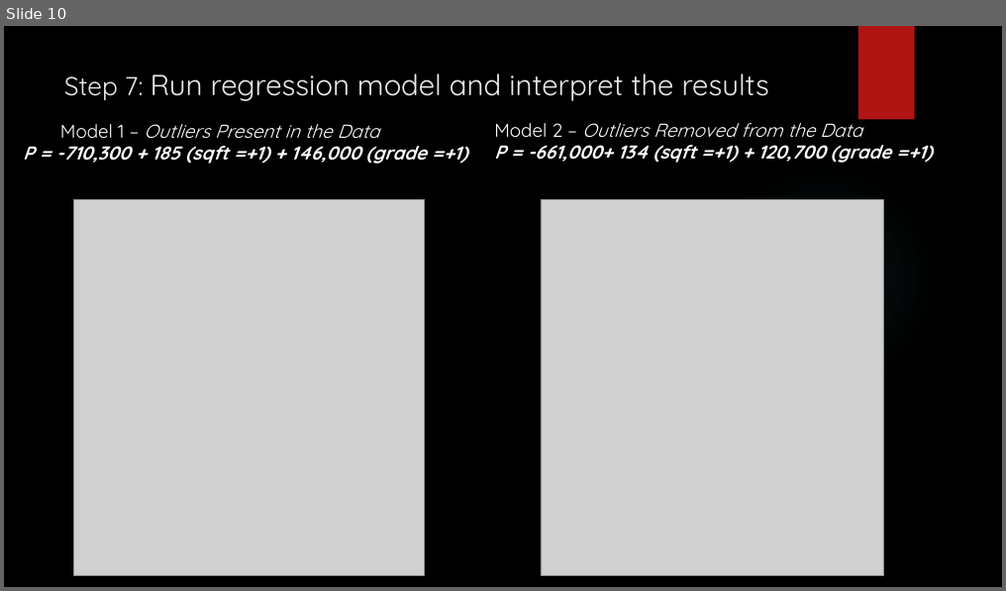
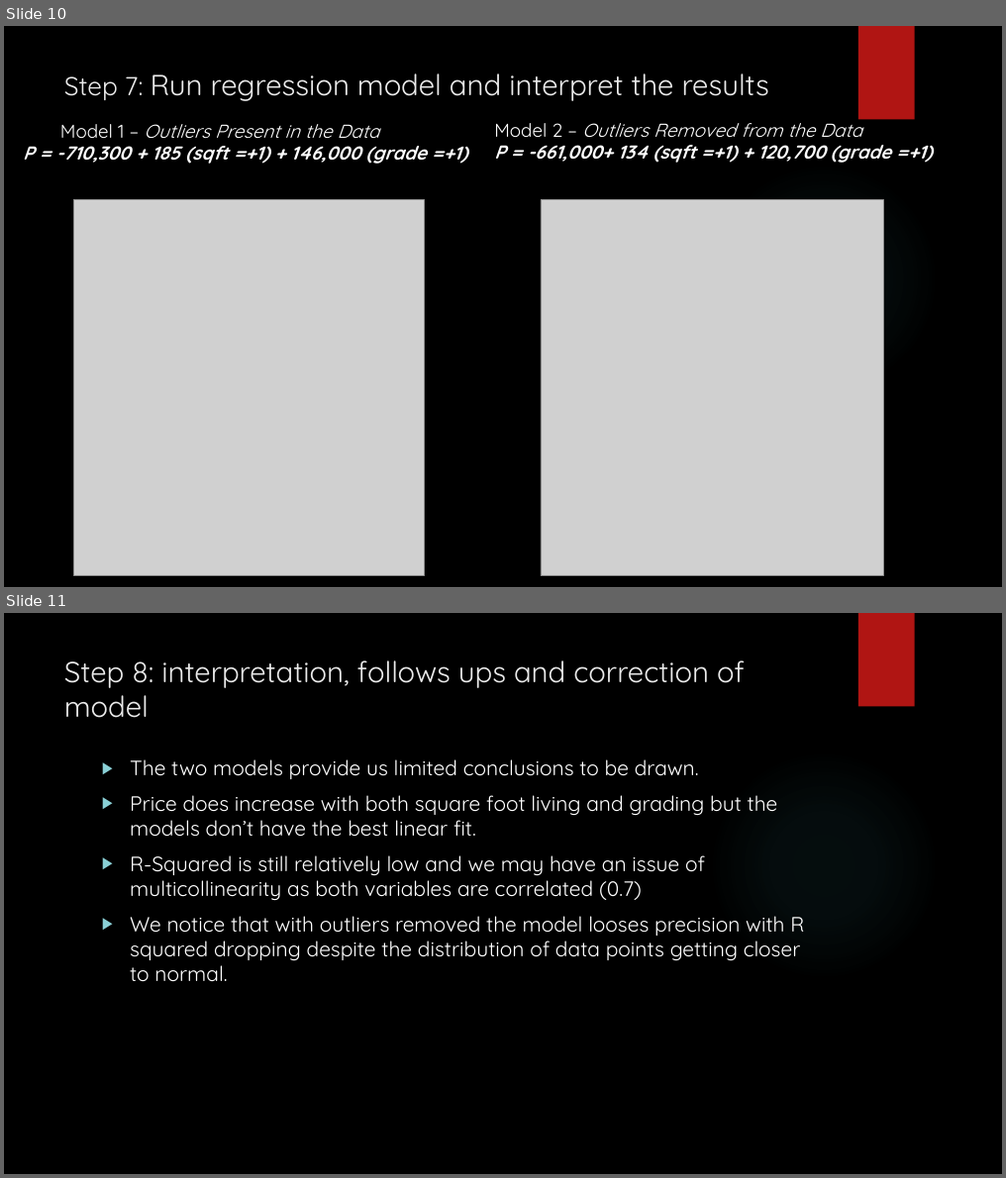
Before and after one commit to Silkways/Seattlers, a slide deck: Flatiron_Mod_1_Slides.pptx. Shown one above the other, each under a label of ours: slide 10 before the commit, slides 10 and 11 after it. The pictures are 1006x591 and 1006x1178 pixels, drawn with LibreOffice and Linux fonts; fonts in the diff are those of the drawing; grey boxes stand for pictures; background and template pictures are left out. Boxes give left, top, right and bottom in pixels: in the first picture for what was removed or moved away, otherwise in the second. Text is boxed around its words. In the diff, an @@ line names an element or a change of style, - is before the commit and + after.

```diff
--- a/Flatiron_Mod_1_Slides.pptx
+++ b/Flatiron_Mod_1_Slides.pptx
@@ slide 11 added at (4,613,1002,1174), background picture (left out); not listed: 2 template elements that a slide beside it also shows @@
@@ title added at (64,661,745,718), 28 pt, text #EBEBEB @@
+Step 8: interpretation, follows ups and correction of model
@@ text added at (130,760,804,982), 20 pt, text #FFFFFF @@
+▶ The two models provide us limited conclusions to be drawn.
+▶ Price does increase with both square foot living and grading but the models don’t have the best linear fit.
+▶ R-Squared is still relatively low and we may have an issue of multicollinearity as both variables are correlated (0.7)
+▶ We notice that with outliers removed the model looses precision with R squared dropping despite the distribution of data points getting closer to normal.
```
Also in this commit, not shown: 1 slide changed, 1 other file.
